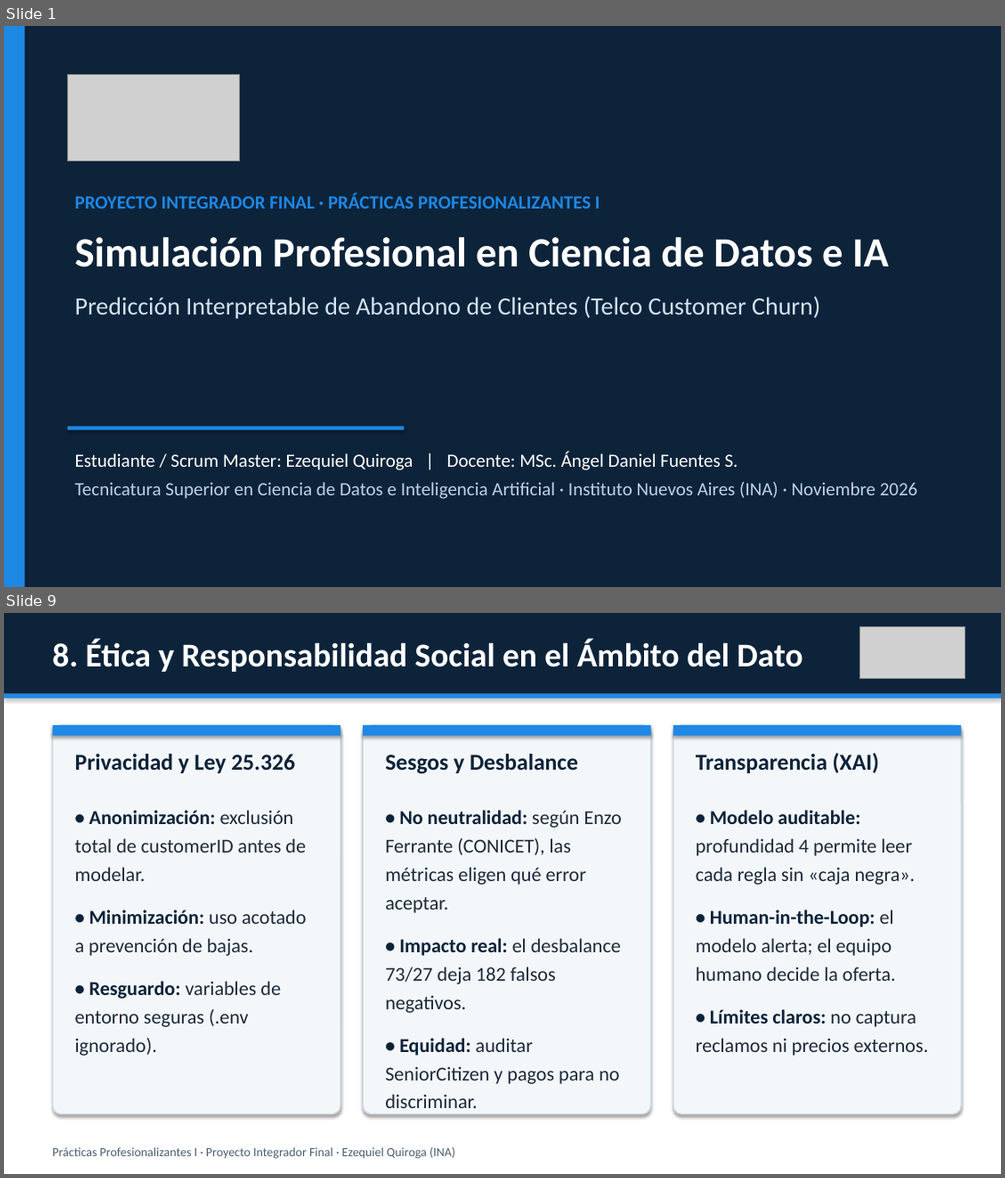
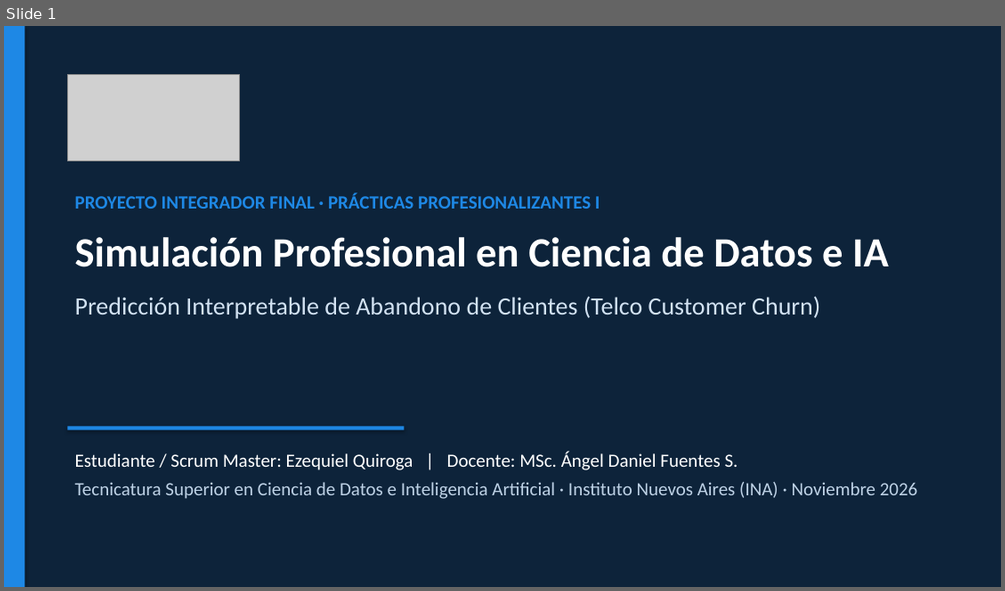
Before and after one commit to eze2307/proyecto-integrador-final-churn-ia, a slide deck: presentacion/Presentacion_Final_Ezequiel_Quiroga_INA.pptx. Shown one above the other, each under a label of ours: slides 1 and 9 before the commit, slide 1 after it; the slides between them are not shown. The pictures are 1005x1178 and 1005x591 pixels, drawn with LibreOffice and Linux fonts; fonts in the diff are those of the drawing; grey boxes stand for pictures. Boxes give left, top, right and bottom in pixels: in the first picture for what was removed or moved away, otherwise in the second. Text is boxed around its words. In the diff, an @@ line names an element or a change of style, - is before the commit and + after.

```diff
--- a/presentacion/Presentacion_Final_Ezequiel_Quiroga_INA.pptx
+++ b/presentacion/Presentacion_Final_Ezequiel_Quiroga_INA.pptx
@@ slide 9 removed at bbox=[4, 613, 1001, 1174], background #FFFFFF @@
@@ rectangle removed at bbox=[4, 613, 1001, 694] @@
@@ text removed at bbox=[52, 639, 802, 672] @@
-8. Ética y Responsabilidad Social en el Ámbito del Dato
@@ picture removed at bbox=[860, 626, 965, 679] @@
@@ rectangle removed at bbox=[4, 694, 1001, 698] @@
@@ rounded rectangle removed at bbox=[53, 725, 340, 1114] @@
@@ rectangle removed at bbox=[53, 725, 340, 736] @@
@@ rounded rectangle removed at bbox=[363, 725, 651, 1114] @@
@@ rectangle removed at bbox=[363, 725, 651, 736] @@
@@ rounded rectangle removed at bbox=[673, 725, 961, 1114] @@
@@ rectangle removed at bbox=[673, 725, 961, 736] @@
@@ text removed at bbox=[75, 754, 295, 773] @@
-Privacidad y Ley 25.326
@@ text removed at bbox=[385, 754, 578, 774] @@
-Sesgos y Desbalance
@@ text removed at bbox=[696, 753, 879, 773] @@
-Transparencia (XAI)
@@ text removed at bbox=[75, 810, 306, 1055] @@
-• Anonimización: exclusión total de customerID antes de modelar.
-• Minimización: uso acotado a prevención de bajas.
-• Resguardo: variables de entorno seguras (.env ignorado).
@@ text removed at bbox=[385, 810, 622, 1108] @@
-• No neutralidad: según Enzo Ferrante (CONICET), las métricas eligen qué error aceptar.
-• Impacto real: el desbalance 73/27 deja 182 falsos negativos.
-• Equidad: auditar SeniorCitizen y pagos para no discriminar.
@@ text removed at bbox=[696, 810, 929, 1055] @@
-• Modelo auditable: profundidad 4 permite leer cada regla sin «caja negra».
-• Human-in-the-Loop: el modelo alerta; el equipo humano decide la oferta.
-• Límites claros: no captura reclamos ni precios externos.
@@ text removed at bbox=[52, 1147, 455, 1159] @@
-Prácticas Profesionalizantes I · Proyecto Integrador Final · Ezequiel Quiroga (INA)
```
Also in this commit, not shown: 5 slides changed, 3 other slides removed, 1 other file.
